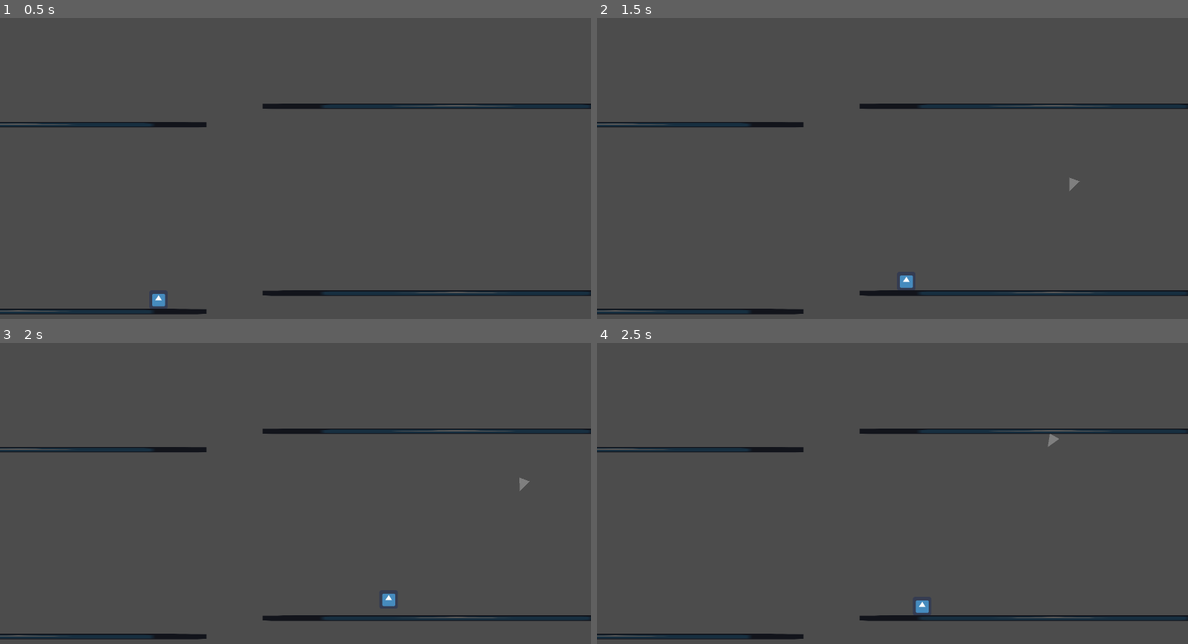
Above: before the commit, frames 1-4 (two rows, left to right).
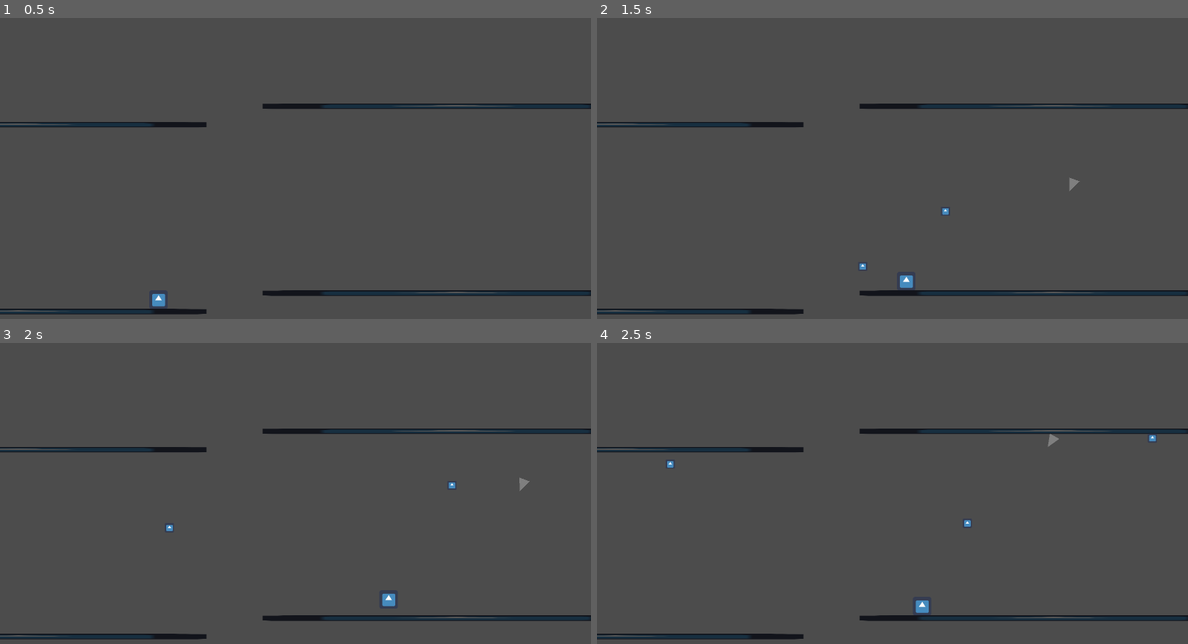
Above: after the commit, the same moments.

Repository: Xalph555/GrappleHookGame
Game: Godot game, scene res://World.tscn
Two runs of this game, one before a commit and one after it. Both use one fixed random seed, a clock stepped at 60 frames per second and the inputs below. The project has no main scene, so this scene is started directly. The engine's default icon, where the game draws it, is replaced by a stand-in: a white triangle on a blue panel in a dark square.
Inputs (mouse positions are in pixels of both pictures, inside the frame that each line leads up to):
- Up to frame 1 (0.5 s): no input
- Up to frame 2 (1.5 s): tap Enter at 0.5 s; move the mouse to (1022, 174) at 0.52 s; hold Right (ui_right) from 0.53 s (still down); right-click (1022, 174) at 0.6 s; click (1022, 174) at 0.67 s; tap Up (ui_up) at 0.77 s; move the mouse to (774, 207) at 1.27 s; right-click (774, 207) at 1.35 s; click (774, 207) at 1.42 s
- Up to frame 3 (2 s): keep holding Right (ui_right); tap Up (ui_up) at 1.52 s
- Up to frame 4 (2.5 s): move the mouse to (951, 439) at 2.02 s; release Right (ui_right) at 2.03 s; hold Left (ui_left) from 2.03 s (still down); right-click (951, 439) at 2.1 s; click (951, 439) at 2.17 s

Frame 1 is identical in both runs. In frame 2, less than 0.1% of the frame differs, in the area x 44-60%, y 63-84%; in frame 3, less than 0.1%; in frame 4, less than 0.1%, in the area x 11-95%, y 30-62%.

Commit message:
scuffed shooting bullets

Diff:
--- /dev/null
+++ b/BulletTest.gd
@@ -0,0 +1,20 @@
+extends KinematicBody2D
+
+
+var direction := Vector2.ZERO
+var move_speed := 800
+var velocity := Vector2.ZERO
+
+
+func _ready() -> void:
+	pass
+
+func _physics_process(delta: float) -> void:
+	velocity = direction * move_speed
+	velocity = move_and_slide(velocity)
+
+
+func shoot(dir, start_pos) -> void:
+	dir.normalized()
+	direction = dir
+	self.position = start_pos
--- /dev/null
+++ b/BulletTest.tscn
@@ -0,0 +1,18 @@
+[gd_scene load_steps=4 format=2]
+
+[ext_resource path="res://icon.png" type="Texture" id=1]
+[ext_resource path="res://BulletTest.gd" type="Script" id=2]
+
+[sub_resource type="CircleShape2D" id=1]
+radius = 13.9025
+
+[node name="BulletTest" type="KinematicBody2D"]
+collision_layer = 0
+script = ExtResource( 2 )
+
+[node name="icon" type="Sprite" parent="."]
+scale = Vector2( 0.5, 0.5 )
+texture = ExtResource( 1 )
+
+[node name="CollisionShape2D" type="CollisionShape2D" parent="."]
+shape = SubResource( 1 )
--- a/Player.gd
+++ b/Player.gd
@@ -1,5 +1,7 @@
 extends KinematicBody2D
 
+
+const BULLET = preload("res://BulletTest.tscn")
 
 var gravity := 100
 var jump_height := -1500
@@ -35,5 +37,13 @@
 	if Input.is_mouse_button_pressed(1):
 		hook.shoot(get_global_mouse_position() - self.global_position)
 
+	# Fire Bullet
+	if Input.is_action_just_pressed("ui_mouse_right"):
+		var bullet_instance = BULLET.instance()
+		var direction_2 = get_global_mouse_position() - self.global_position
+		direction_2 = direction_2.normalized()
+		bullet_instance.shoot(direction_2, self.global_position)
+		get_tree().get_root().get_node("World").add_child(bullet_instance)
+
 	velocity.x = move_speed * input_dir.x
 	velocity = move_and_slide(velocity, Vector2.UP)
--- a/World.tscn
+++ b/World.tscn
@@ -10,6 +10,7 @@
 
 [node name="Platform" parent="." instance=ExtResource( 2 )]
 position = Vector2( 53.3614, 1020.52 )
+collision_mask = 0
 
 [node name="Platform2" parent="." instance=ExtResource( 2 )]
 position = Vector2( 1571.45, 956.379 )
--- a/project.godot
+++ b/project.godot
@@ -51,6 +51,11 @@
 , Object(InputEventKey,"resource_local_to_scene":false,"resource_name":"","device":0,"alt":false,"shift":false,"control":false,"meta":false,"command":false,"pressed":false,"scancode":83,"unicode":0,"echo":false,"script":null)
  ]
 }
+ui_mouse_right={
+"deadzone": 0.5,
+"events": [ Object(InputEventMouseButton,"resource_local_to_scene":false,"resource_name":"","device":0,"alt":false,"shift":false,"control":false,"meta":false,"command":false,"button_mask":0,"position":Vector2( 0, 0 ),"global_position":Vector2( 0, 0 ),"factor":1.0,"button_index":2,"pressed":false,"doubleclick":false,"script":null)
+ ]
+}
 
 [layer_names]
 
